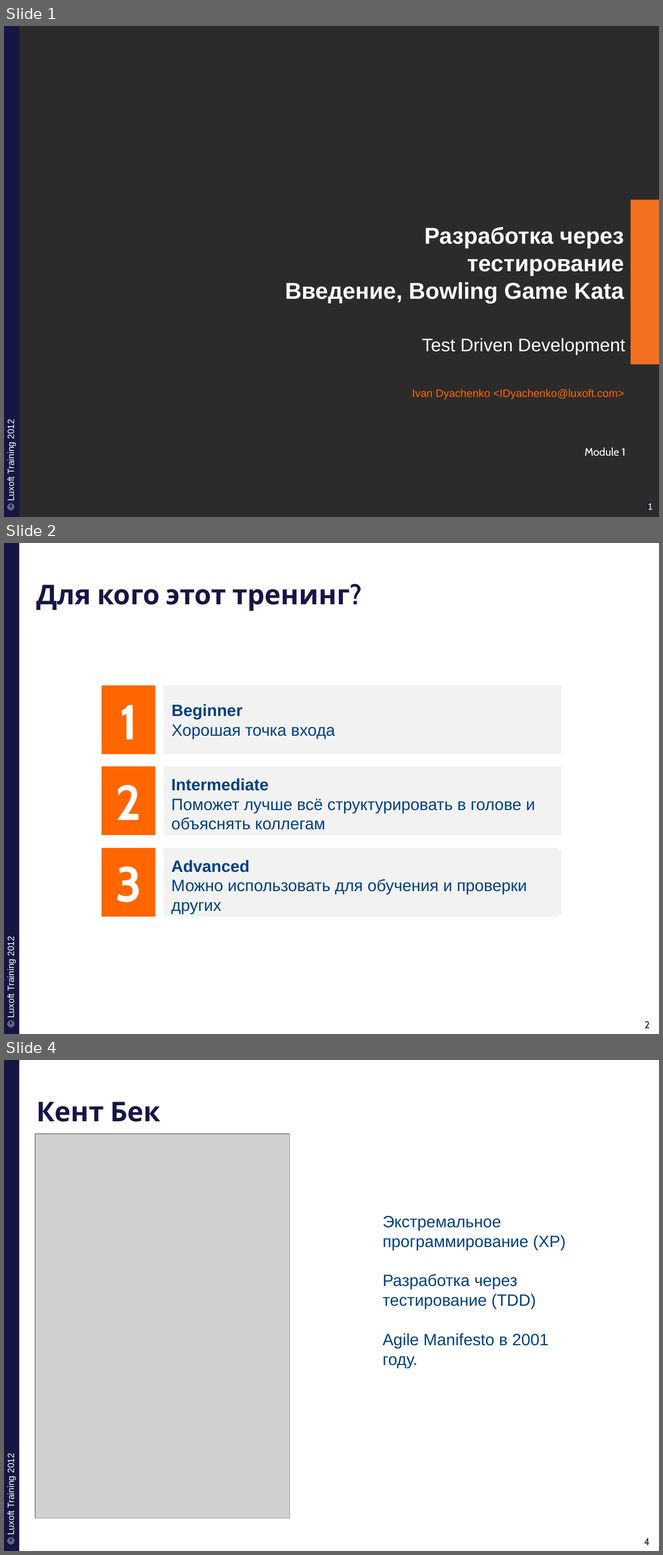
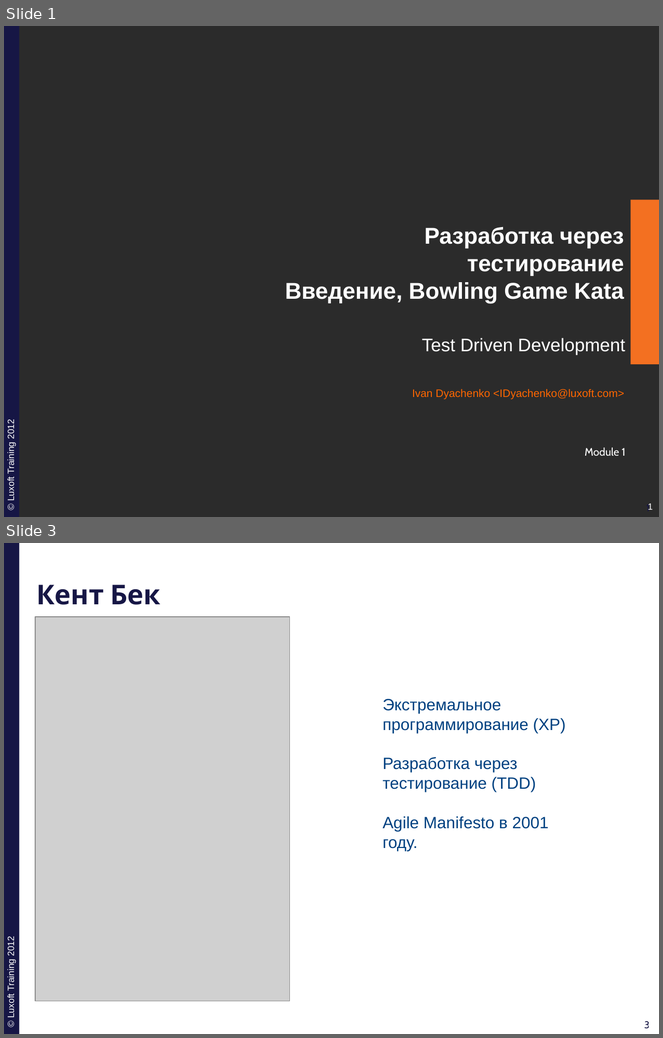
Before and after one commit to ivan-dyachenko/Trainings, a slide deck: Test Driven Development/materials/pptx/1. TDD-Introduction.pptx. Shown one above the other, each under a label of ours: slides 1, 2 and 4 before the commit, slides 1 and 3 after it; the slides between them are not shown. The pictures are 663x1555 and 663x1038 pixels, drawn with LibreOffice and Linux fonts; fonts in the diff are those of the drawing; grey boxes stand for pictures; background and template pictures are left out; a plain dark background stands for a picture behind light text. Boxes give left, top, right and bottom in pixels: in the first picture for what was removed or moved away, otherwise in the second. Text is boxed around its words. In the diff, an @@ line names an element or a change of style, - is before the commit and + after.

```diff
--- a/Test Driven Development/materials/pptx/1. TDD-Introduction.pptx
+++ b/Test Driven Development/materials/pptx/1. TDD-Introduction.pptx
@@ slide 2 removed at [4,543,659,1034], background #FFFFFF; not listed: 4 template elements that a slide beside it also shows @@
@@ title removed at [36,585,350,611] @@
-Для кого этот тренинг?
@@ group removed at [102,685,561,917]: 8 rectangles, 1 text @@
-Intermediate
-Поможет лучше всё структурировать в голове и объяснять коллегам
-Beginner
-Хорошая точка входа
-Advanced
-Можно использовать для обучения и проверки других
-3
-2
-1
@@ what was slide 4 is now slide 3 @@
@@ page number at [645,1021,650,1029]: text changed @@
-4
+3
@@ page number at [648,1021,653,1029]: text changed @@
-4
+3
```
Also in this commit, not shown: 37 slides changed, 4 slides added, 3 other slides removed, 13 other files.
